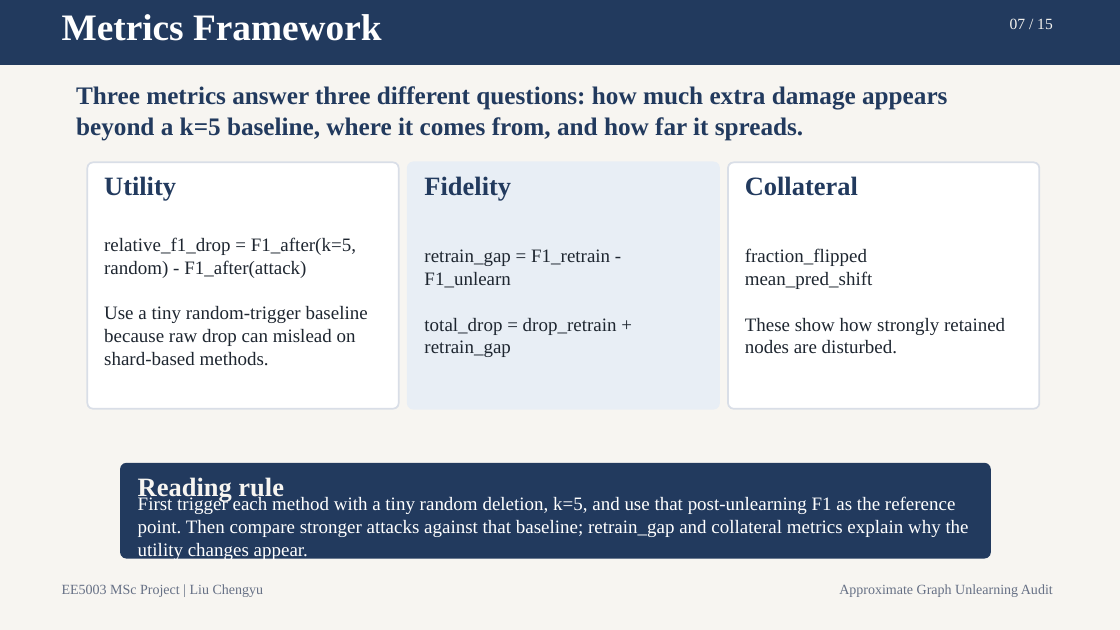
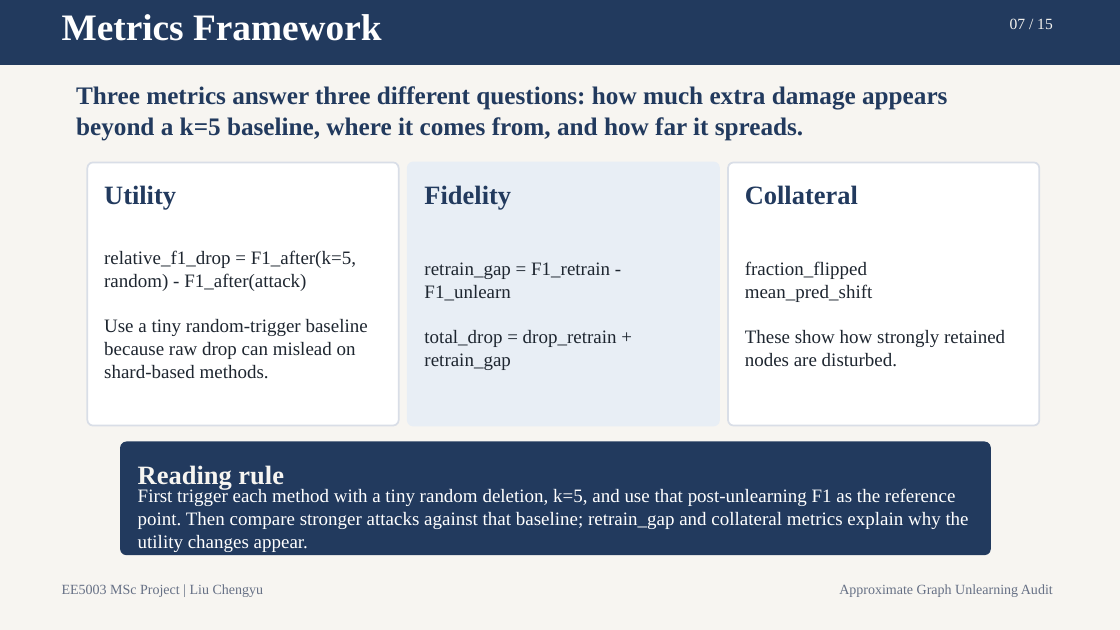
Before and after one commit to lelelelelelelelelelelelele/OpenGU, a slide deck: slide 7 of GULib-master/report/0417_5003report/ppt/out-test/final_15min_defense.pptx. Drawn at 1120x630 pixels with LibreOffice and Linux fonts; fonts in the diff are those of the drawing. Boxes give left, top, right and bottom in pixels: in the first picture for what was removed or moved away, otherwise in the second. Text is boxed around its words. In the diff, an @@ line names an element or a change of style, - is before the commit and + after.

```diff
--- a/GULib-master/report/0417_5003report/ppt/out-test/final_15min_defense.pptx
+++ b/GULib-master/report/0417_5003report/ppt/out-test/final_15min_defense.pptx
@@ rounded rectangle: place and size @@
-rounded rectangle at <box>87,162,399,409</box>
+rounded rectangle at <box>87,162,399,426</box>
@@ rounded rectangle: place and size @@
-rounded rectangle at <box>408,162,719,409</box>
+rounded rectangle at <box>408,162,719,426</box>
@@ rounded rectangle: place and size @@
-rounded rectangle at <box>728,162,1039,409</box>
+rounded rectangle at <box>728,162,1039,426</box>
@@ 3 texts: place and size @@
-3 texts at <box>104,176,858,201</box>
+3 texts at <box>104,185,858,210</box>
@@ text "relative_f1_drop = F1_after(k=5, random) - ...": place and size @@
-text "relative_f1_drop = F1_after(k=5, random) - ..." at <box>104,237,368,365</box>
+text "relative_f1_drop = F1_after(k=5, random) - ..." at <box>104,250,368,378</box>
@@ text "retrain_gap = F1_retrain - F1_unlearn": place and size @@
-text "retrain_gap = F1_retrain - F1_unlearn" at <box>424,249,617,357</box>
+text "retrain_gap = F1_retrain - F1_unlearn" at <box>424,262,617,370</box>
@@ text "fraction_flipped": place and size @@
-text "fraction_flipped" at <box>745,248,1005,354</box>
+text "fraction_flipped" at <box>745,261,1005,367</box>
@@ proportions changed in 4 elements at <box>87,162,399,426</box>, <box>408,162,719,426</box>, <box>728,162,1039,426</box>, <box>121,442,990,554</box> @@
@@ rounded rectangle: place and size @@
-rounded rectangle at <box>121,464,990,558</box>
+rounded rectangle at <box>121,442,990,554</box>
@@ text "Reading rule": place and size @@
-text "Reading rule" at <box>138,477,284,502</box>
+text "Reading rule" at <box>138,465,284,490</box>
@@ text "First trigger each method with ...": place and size @@
-text "First trigger each method with ..." at <box>138,496,969,560</box>
+text "First trigger each method with ..." at <box>138,488,969,552</box>
```
Also in this commit, not shown: 13 other slides changed, 7 other files.
